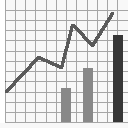
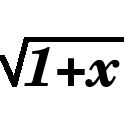
Two versions of the same layered image (128 × 128). Layer-by-layer changes:
renamed "New Layer#1" to "1+x", painted on it over (24, 35, 123, 122)
removed layer "New Layer" over (5, 12, 114, 93)
renamed "Pasted Layer" to "New Layer", painted on it over (0, 0, 124, 123)
painted on "Background" over (0, 0, 128, 128)
